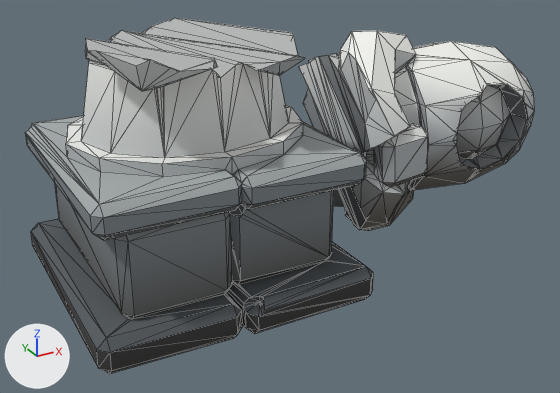
One commit to the glTF model assets/custom-props/ruins/statue_broken.glb: the scene before it, then after it.
Both versions are drawn from a 50 mm lens placed at (-1.5, -3.8, 2.28), pointed at (0.57, -0.03, 0.4). Lighting does not change. The marker at lower left points along +X, +Y and +Z. The older version comes first. Mesh edges are drawn as thin lines. Vertices at exactly the same position are counted once.

The first picture shows 'Item'.
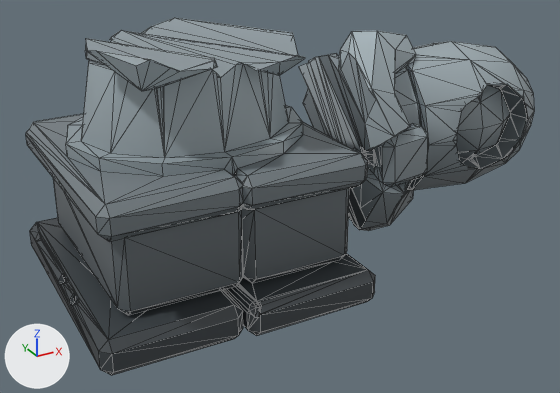
Boxes [x1, y1, x2, y2] around the edits, measured in the pictures (560 x 393 px; the box of a moved part takes in the faces that stretch with it):
'Item', reshaped
    before: [25, 18, 534, 374]
    after: [26, 18, 534, 375]
part 1 of me_statue_broken, moved or reshaped
    before: [25, 115, 373, 374]
    after: [26, 114, 375, 375]
part 2 of me_statue_broken, recoloured (darker)
    both: [66, 18, 534, 373]

The change, as a diff of the scene's bpy script:
```diff
--- a/assets/custom-props/ruins/statue_broken.glb.py
+++ b/assets/custom-props/ruins/statue_broken.glb.py
@@ img_dungeon_texture @@
+img_dungeon_texture = load_image('dungeon_texture', '_unpacked/dungeon_texture', 1024, 1024, 'sRGB')
@@ mat_texture @@
+mat_texture = principled_material('texture')
+mat_texture.texture = img_dungeon_texture
+mat_texture.roughness = 0.45
@@ me_statue_broken @@
 # used by ob_item; location = (0.0, 0.0, 0.0)
-me_statue_broken.from_pydata(...)  # 812 vertices, 1628 faces; spans x -0.79..2.43, y -0.78..0.78, z -0.01..1.47
+me_statue_broken.from_pydata(...)  # 964 vertices, 1928 faces; spans x -0.78..2.43, y -0.8..0.78, z -0.01..1.47
+# me_statue_broken part 1: 26 vertices moved from x -0.77..0.01, y -0.76..0.78, z 0.0..0.84 to x -0.78..0.0, y -0.76..0.78, z -0.01..0.84; 222 vertices removed from x -0.79..0.79, y -0.78..0.78, z -0.01..0.88; 374 vertices added at x -0.78..0.78, y -0.8..0.78, z 0.0..0.88
+# me_statue_broken part 2: 1118 faces spanning x -0.78..2.43, y -0.76..0.78, z -0.01..1.47 switch from mat_statue_broken_0 (picture img_surface_palette) to mat_texture (picture img_dungeon_texture)
```
